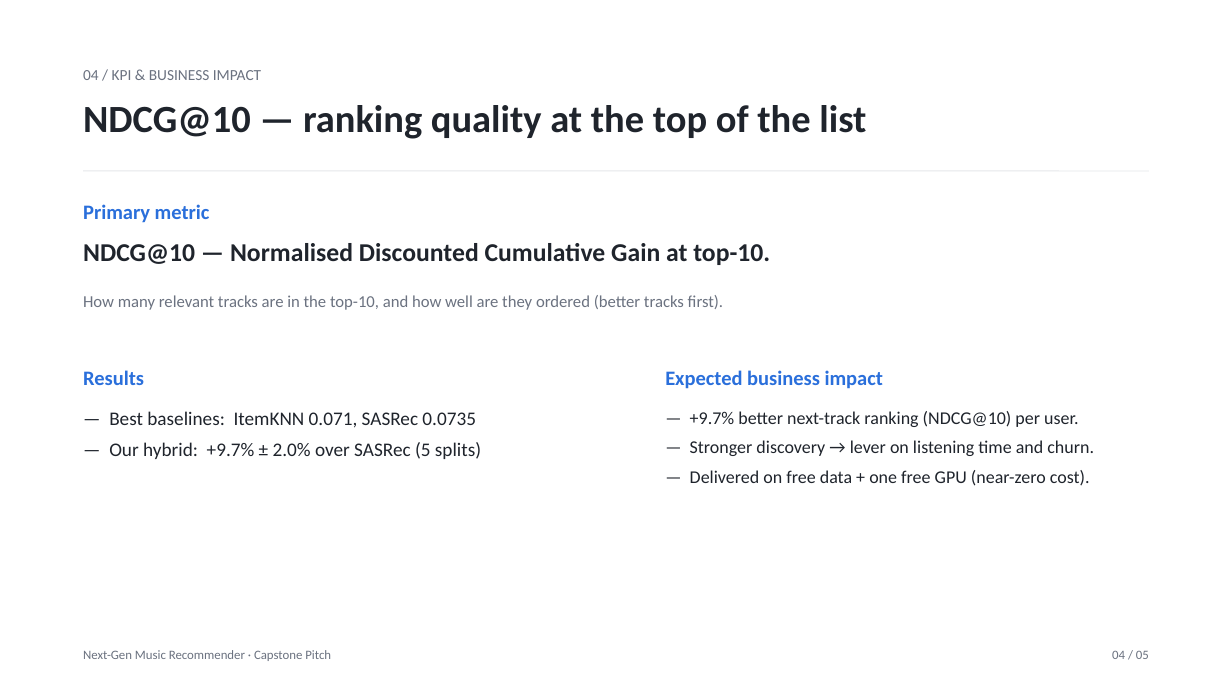
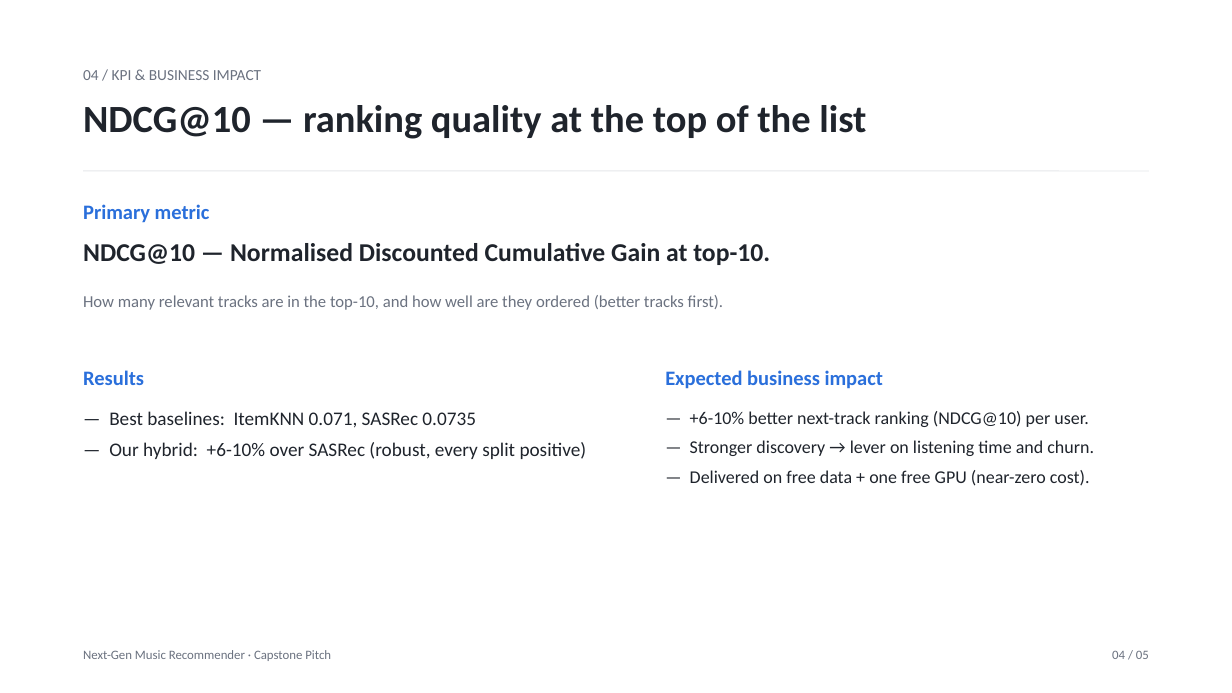
Before and after one commit to ak1232320/nndl_capstone_2026, a slide deck: slide 5 of Pitch_YMusic.pptx. Drawn at 1232x693 pixels with LibreOffice and Linux fonts; fonts in the diff are those of the drawing. Boxes give left, top, right and bottom in pixels: in the first picture for what was removed or moved away, otherwise in the second. Text is boxed around its words. In the diff, an @@ line names an element or a change of style, - is before the commit and + after.

```diff
--- a/Pitch_YMusic.pptx
+++ b/Pitch_YMusic.pptx
@@ text at [690, 411, 1088, 427]: text changed @@
-— +9.7% better next-track ranking (NDCG@10) per user.
+— +6-10% better next-track ranking (NDCG@10) per user.
@@ text at [109, 442, 587, 459]: text changed @@
-— Our hybrid: +9.7% ± 2.0% over SASRec (5 splits)
+— Our hybrid: +6-10% over SASRec (robust, every split positive)
```
Also in this commit, not shown: 1 other slide changed, 13 other files.
